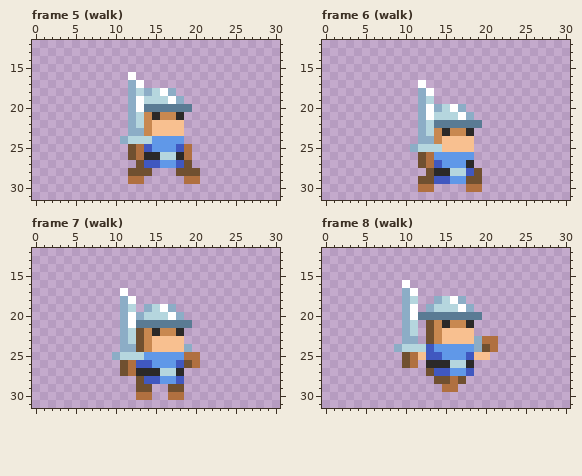
Edited in one commit: pixel-art file (assets/actors/MiniSwordMan.aseprite). The first picture shows the starting point.
32x32 pixels, 33 frames. Shown: frame 5 (walk): x 0..30, y 12..31; frame 6 (walk): x 0..30, y 12..31; frame 7 (walk): x 0..30, y 12..31; frame 8 (walk): x 0..30, y 12..31. The commit also changed other frames, which this record leaves out.
After:
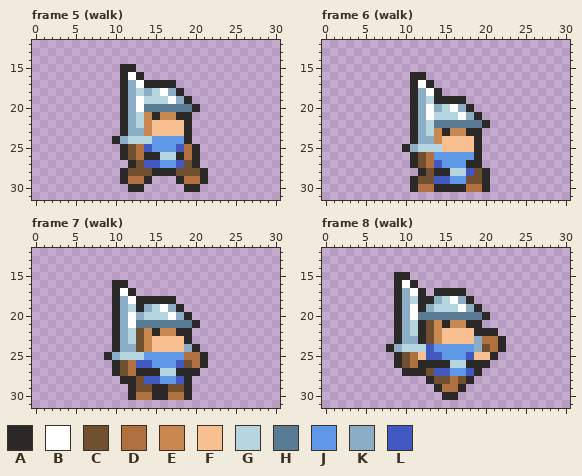
Palette (. is transparent): A #2b2928  B #ffffff  C #705030  D #b07040  E #c88850  F #f8c090  G #b5d6de  H #5a7b94  J #6098e8  K #8cadc6  L #4058c0
What changed:
layer "outline" now shown
Frame 5 (walk), layer "outline":
There is now colour A in row 15 at x 11 to 12; in row 16 at x 11 and 13; in row 17 at x 11 and 14 to 17; in row 18 at x 11 and 18; in row 19 at x 11 and 19; in row 20 at x 11 and 20.
There is now colour A in rows 21 to 23 at x 11 and 19; in row 24 at x 10 and 19; in rows 25 to 26 at x 11 and 20; in row 27 at x 12 and 20; in row 28 at x 11, 15 to 17 and 21; in row 29 at x 11, 14, 18 and 21.
There is now colour A in row 30 at x 12 to 13 and 19 to 20.
Frame 6 (walk), layer "outline":
There is now colour A in row 16 at x 11 to 12; in row 17 at x 11 and 13; in row 18 at x 11 and 14; in row 19 at x 11 and 14 to 17; in row 20 at x 11 and 18; in row 21 at x 11 and 19.
There is now colour A in row 22 at x 11 and 20; in rows 23 to 24 at x 11 and 19; in row 25 at x 10 and 19; in rows 26 to 27 at x 11 and 19; in row 28 at x 12 and 20; in row 29 at x 11 and 20.
There is now colour A in row 30 at x 11, 14 to 17 and 20.
Frame 7 (walk), layer "outline":
There is now colour A in row 16 at x 10 to 11; in row 17 at x 10 and 12; in row 18 at x 10 and 13 to 17; in row 19 at x 10, 13 and 18; in row 20 at x 10 and 19; in row 21 at x 10 and 20.
There is now colour A in rows 22 to 23 at x 10 and 19; in row 24 at x 10 and 20; in row 25 at x 9 and 21; in row 26 at x 10 and 21; in row 27 at x 10 and 19 to 20; in row 28 at x 11 to 12 and 19.
There is now colour A in rows 29 to 30 at x 12, 15 to 16 and 19.
Frame 8 (walk), layer "outline":
There is now colour A in row 15 at x 9 to 10; in row 16 at x 9 and 11; in row 17 at x 9, 12 and 14 to 17; in row 18 at x 9, 12 to 13 and 18; in row 19 at x 9, 12 and 19; in row 20 at x 9 and 20.
There is now colour A in row 21 at x 9, 12 and 19; in row 22 at x 9, 12 and 19 to 21; in row 23 at x 9, 12 and 22; in row 24 at x 8 and 22; in row 25 at x 9 and 21; in row 26 at x 9, 12 and 19 to 20.
There is now colour A in row 27 at x 10 to 12 and 19; in row 28 at x 13 and 18; in row 29 at x 14 and 17; in row 30 at x 15 to 16.
Boxes around the changes in both pictures, in picture pixels (x1, y1, x2, y2):
added: (112, 64, 208, 192)
added: (402, 72, 490, 192)
added: (104, 280, 208, 400)
added: (386, 272, 506, 400)
